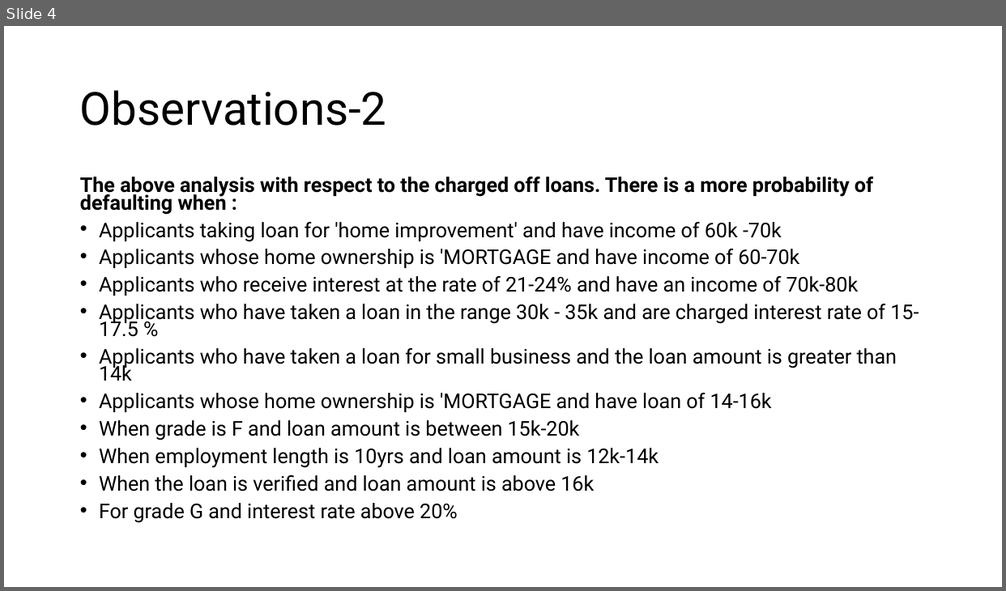
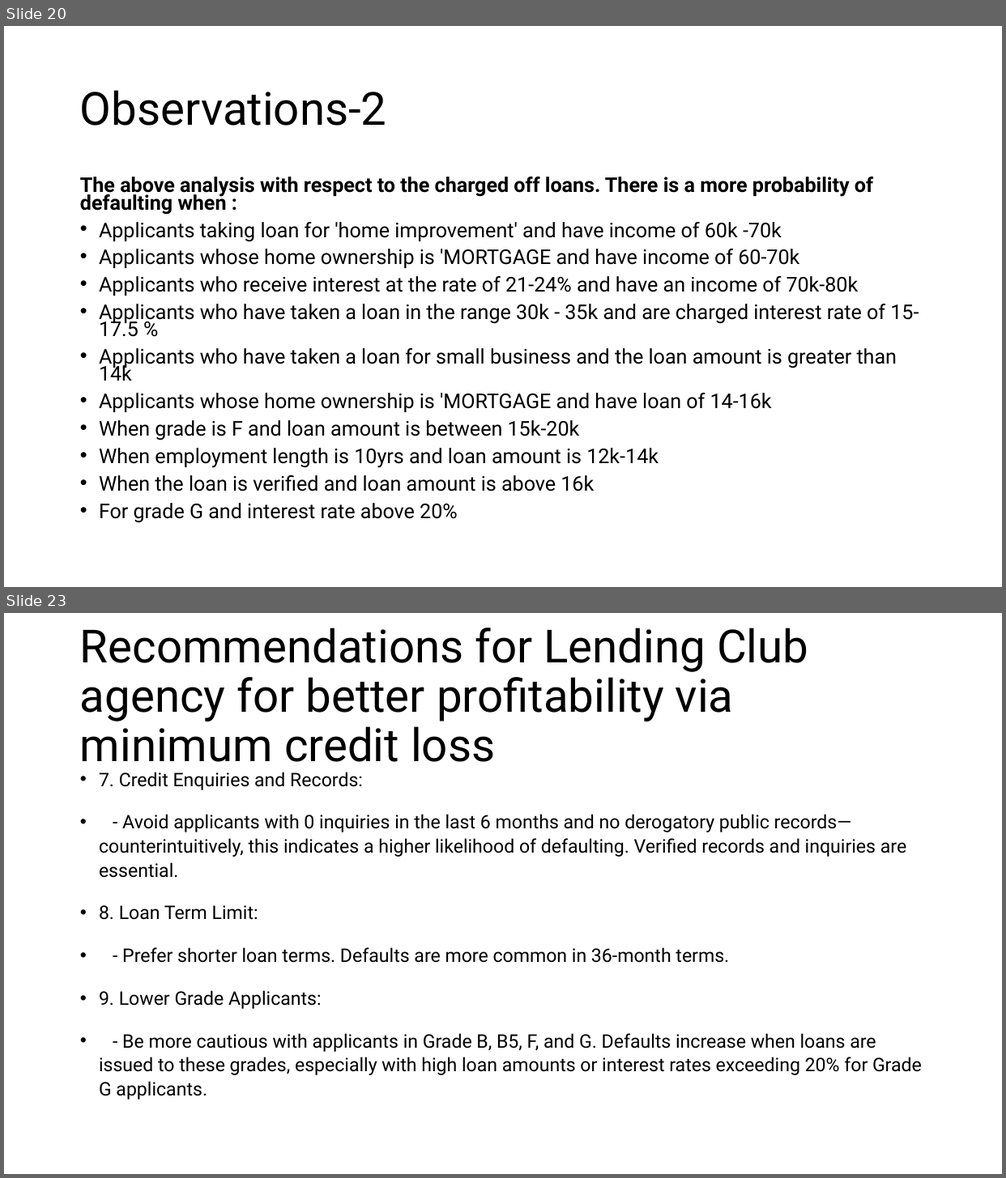
Before and after one commit to devsan95/LendingClubCaseStudy, a slide deck: Lending Club Case Study.pptx. Shown one above the other, each under a label of ours: slide 4 before the commit, slides 20 and 23 after it; the slides between them are not shown. The pictures are 1006x591 and 1006x1178 pixels, drawn with LibreOffice and Linux fonts; fonts in the diff are those of the drawing. Boxes give left, top, right and bottom in pixels: in the first picture for what was removed or moved away, otherwise in the second. Text is boxed around its words. In the diff, an @@ line names an element or a change of style, - is before the commit and + after.

```diff
--- a/Lending Club Case Study.pptx
+++ b/Lending Club Case Study.pptx
@@ slide 23 added at [4,613,1002,1174], background #FFFFFF @@
@@ title added at [80,628,808,762], 44 pt, text #000000 @@
+Recommendations for Lending Club agency for better profitability via minimum credit loss
@@ text added at [99,772,922,1100], 18 pt, text #000000 @@
+• 7. Credit Enquiries and Records:
+• - Avoid applicants with 0 inquiries in the last 6 months and no derogatory public records—counterintuitively, this indicates a higher likelihood of defaulting. Verified records and inquiries are essential.
+• 8. Loan Term Limit:
+• - Prefer shorter loan terms. Defaults are more common in 36-month terms.
+• 9. Lower Grade Applicants:
+• - Be more cautious with applicants in Grade B, B5, F, and G. Defaults increase when loans are issued to these grades, especially with high loan amounts or interest rates exceeding 20% for Grade G applicants.
@@ what was slide 4 is now slide 20 @@
```
Also in this commit, not shown: 19 other slides added, 1 slide removed, 1 other file.
